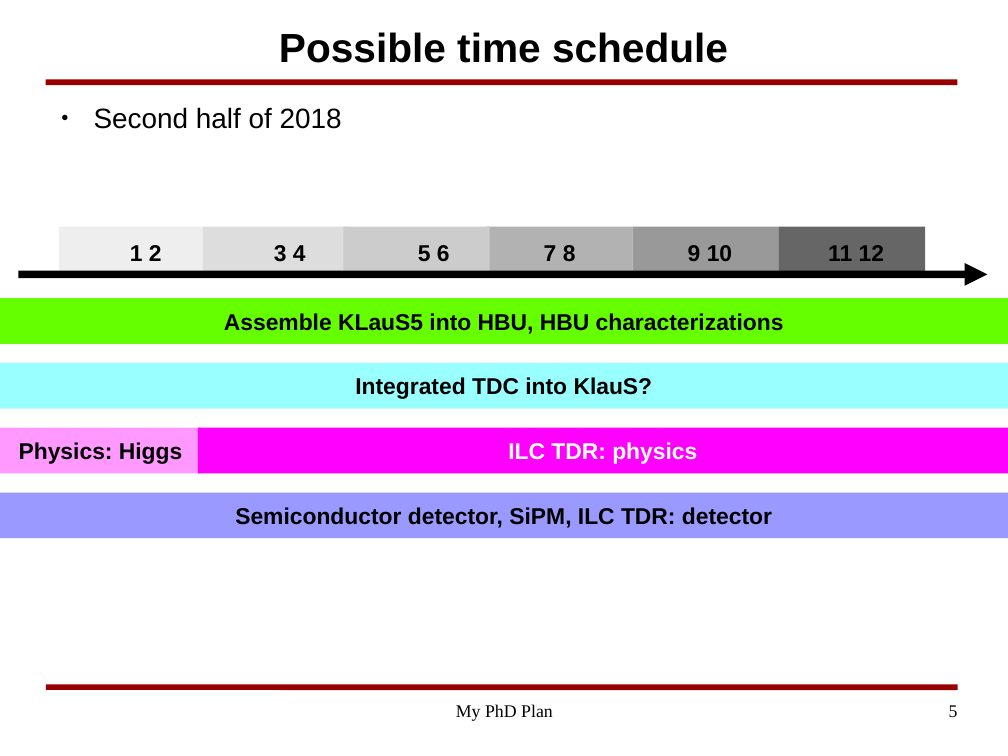
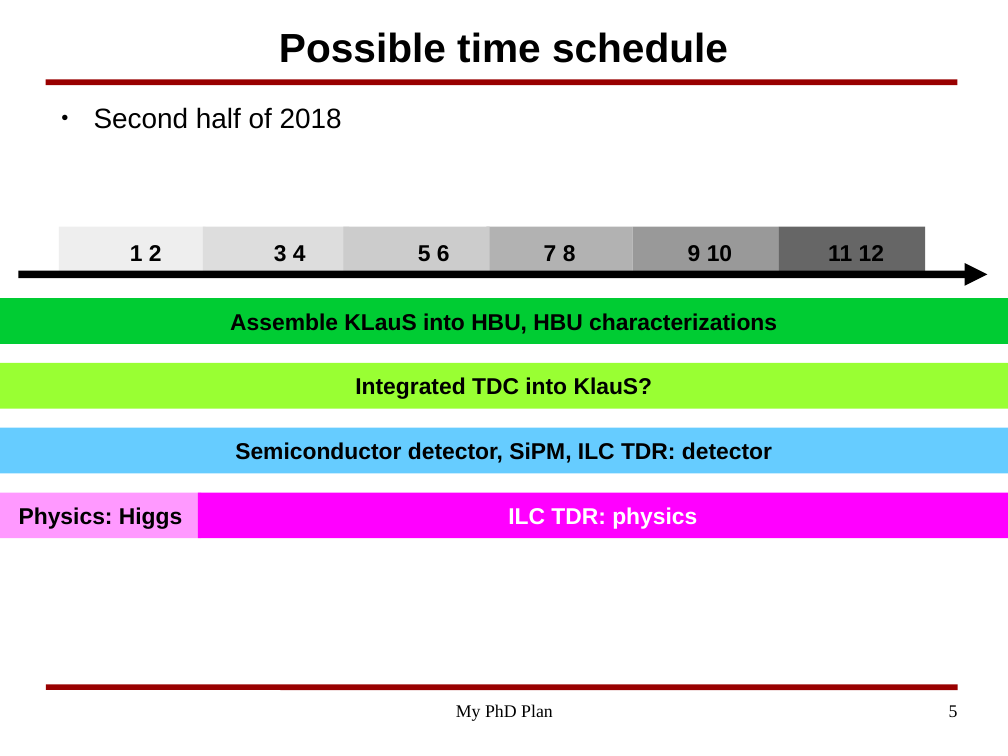
Before and after one commit to yuanzx10/Study, a slide deck: slide 5 of Timelines/PhD_Plan_Zhenxiong.odp. Drawn at 1008x756 pixels with LibreOffice and Linux fonts; fonts in the diff are those of the drawing; background and template pictures are left out. Boxes give left, top, right and bottom in pixels: in the first picture for what was removed or moved away, otherwise in the second. Text is boxed around its words. In the diff, an @@ line names an element or a change of style, - is before the commit and + after.

```diff
--- a/Timelines/PhD_Plan_Zhenxiong.odp
+++ b/Timelines/PhD_Plan_Zhenxiong.odp
@@ rectangle "Assemble KLauS into HBU, HBU ..." at <box>0,298,1008,344</box>: fill #66FF00 to #00CC33 @@
@@ text in rectangle at <box>230,313,777,334</box>: text changed @@
-Assemble KLauS5 into HBU, HBU characterizations
+Assemble KLauS into HBU, HBU characterizations
@@ rectangle "Integrated TDC into KlauS?" at <box>0,363,1008,409</box>: fill #99FFFF to #99FF33 @@
@@ rectangle "Semiconductor detector, SiPM, ILC TDR: ...": place and size @@
-rectangle "Semiconductor detector, SiPM, ILC TDR: ..." at <box>0,493,1008,539</box>
+rectangle "Semiconductor detector, SiPM, ILC TDR: ..." at <box>0,428,1008,474</box>
@@ rectangle "Semiconductor detector, SiPM, ILC TDR: ..." at <box>0,428,1008,474</box>: fill #9999FF to #66CCFF @@
@@ rectangle "Physics: Higgs": place and size @@
-rectangle "Physics: Higgs" at <box>0,428,201,474</box>
+rectangle "Physics: Higgs" at <box>0,493,201,539</box>
@@ rectangle "ILC TDR: physics": place and size @@
-rectangle "ILC TDR: physics" at <box>198,428,1008,474</box>
+rectangle "ILC TDR: physics" at <box>198,493,1008,539</box>
```
Also in this commit, not shown: 1 other slide changed, 3 other files.
